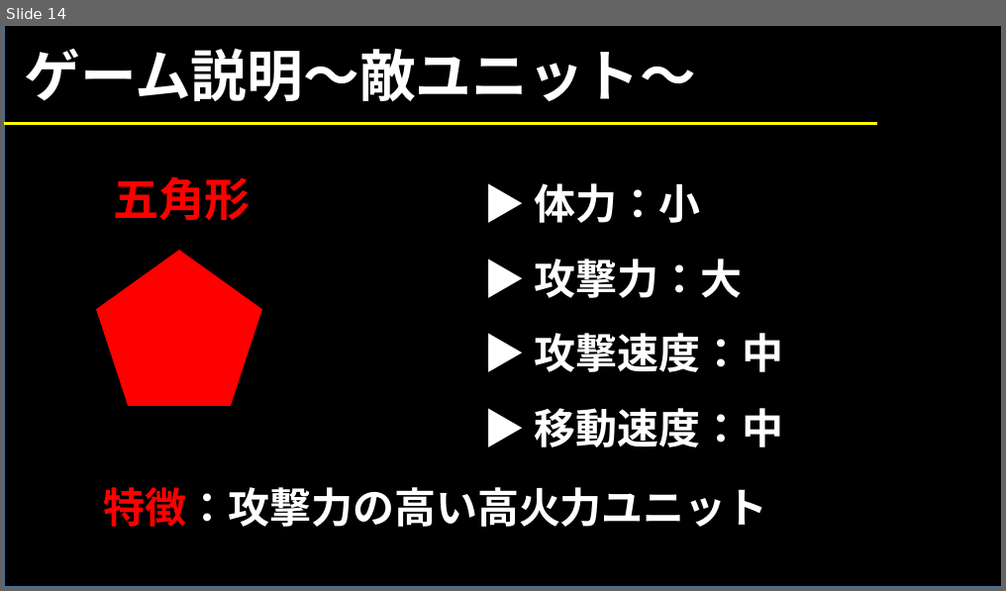
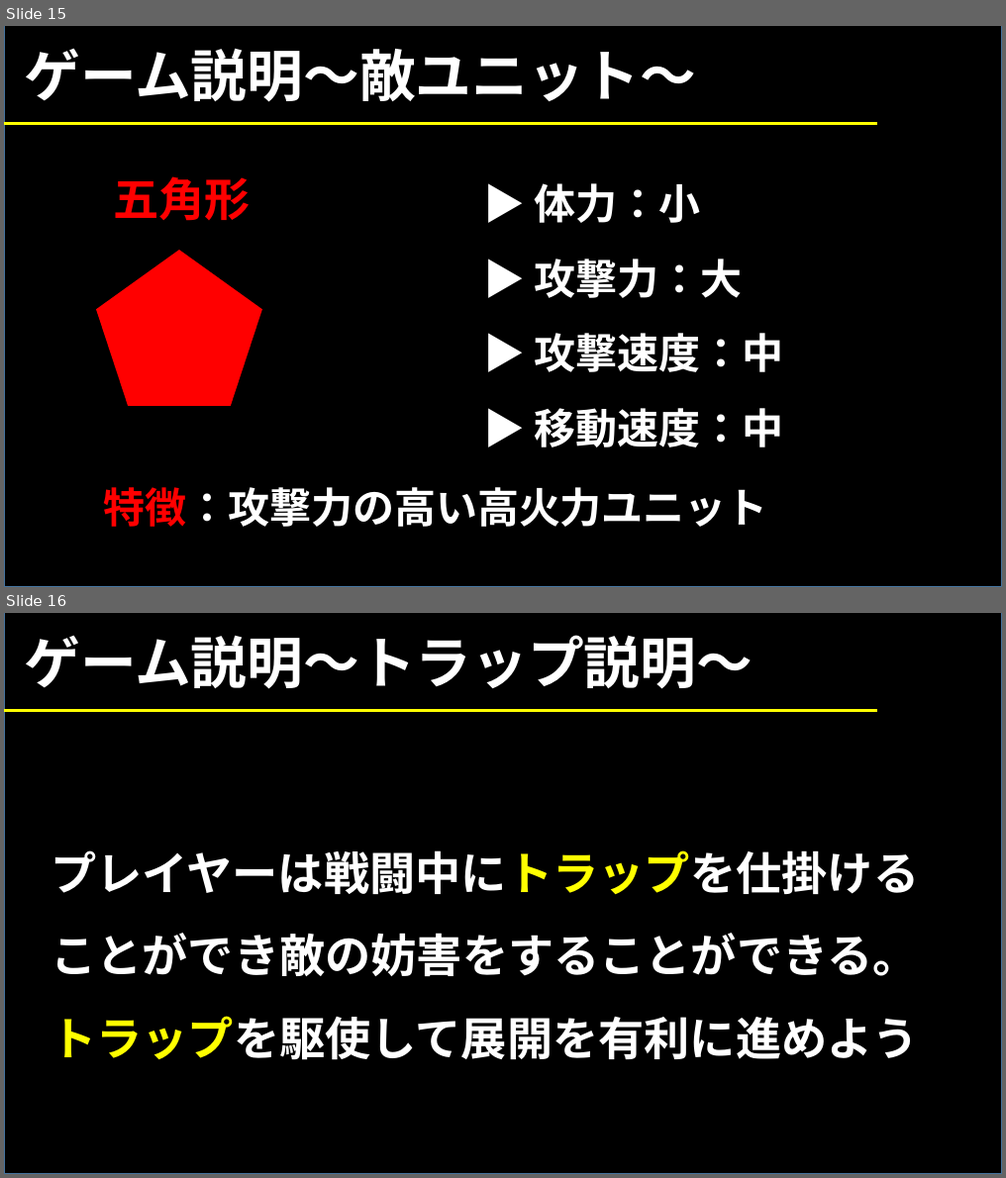
Before and after one commit to 1816023/AGS2021Summer, a slide deck: 仮.pptx. Shown one above the other, each under a label of ours: slide 14 before the commit, slides 15 and 16 after it. The pictures are 1006x591 and 1006x1178 pixels, drawn with LibreOffice and Linux fonts; fonts in the diff are those of the drawing. Boxes give left, top, right and bottom in pixels: in the first picture for what was removed or moved away, otherwise in the second. Text is boxed around its words. In the diff, an @@ line names an element or a change of style, - is before the commit and + after.

```diff
--- a/仮.pptx
+++ b/仮.pptx
@@ slide 16 added at (4, 613, 1002, 1174), background #FFFFFF @@
@@ rectangle added at (4, 613, 1002, 1174), fill #000000, outline #43739E 1 pt @@
@@ text added at (25, 635, 752, 689), 54 pt, text #FFFFFF, bold @@
+ゲーム説明～トラップ説明～
@@ line added from (4, 711) to (877, 711), #FFFF00 3 pt @@
@@ text added at (51, 851, 919, 1060), 44 pt, text #FFFFFF, bold @@
+プレイヤーは戦闘中にトラップを仕掛ける
+ことができ敵の妨害をすることができる。
+トラップを駆使して展開を有利に進めよう
@@ what was slide 14 is now slide 15 @@
```
Also in this commit, not shown: 4 slides changed, 6 other slides added, 10 slides removed.
